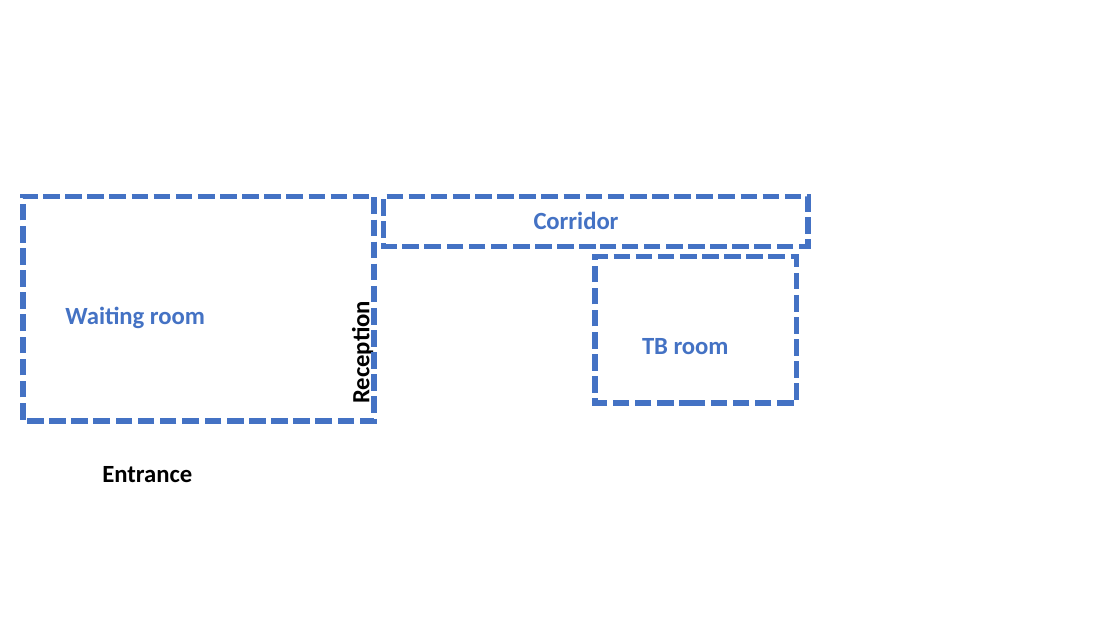
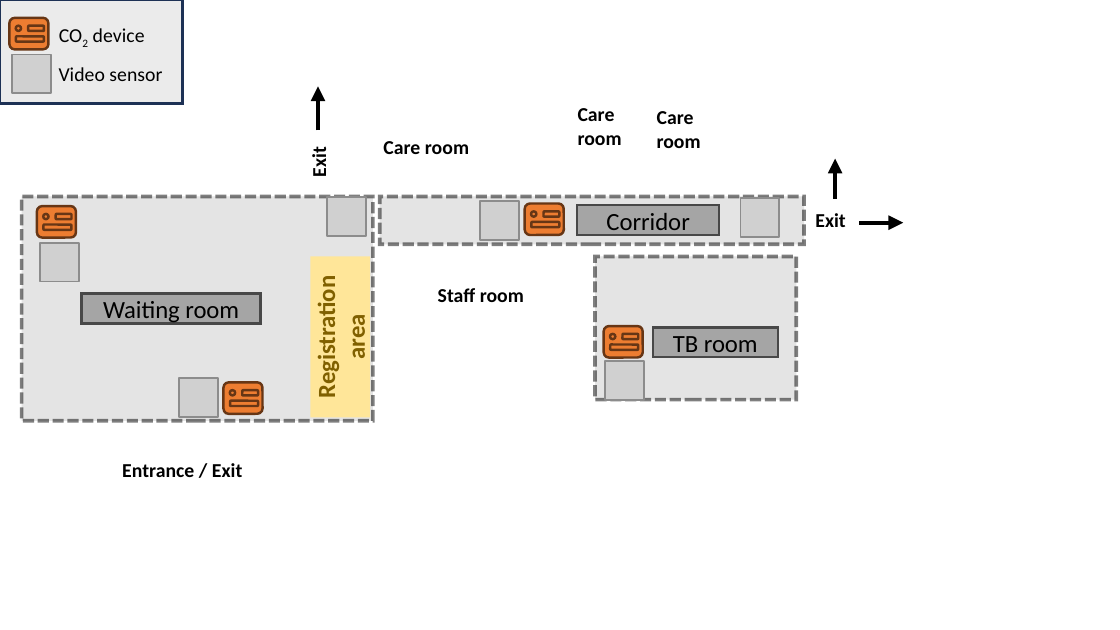
Before and after one commit to nbanho/clinic-transmission, a slide deck: slide 1 of doc/clinic-schematic-annotated-view.pptx. Drawn at 1120x630 pixels with LibreOffice and Linux fonts; fonts in the diff are those of the drawing; grey boxes stand for pictures; background and template pictures are left out. Boxes give left, top, right and bottom in pixels: in the first picture for what was removed or moved away, otherwise in the second. Text is boxed around its words. In the diff, an @@ line names an element or a change of style, - is before the commit and + after.

```diff
--- a/doc/clinic-schematic-annotated-view.pptx
+++ b/doc/clinic-schematic-annotated-view.pptx
@@ rectangle added at [0, 0, 183, 103], fill #D9D9D9 at 50% opacity, outline #1E3256 1 pt @@
@@ group added at [9, 18, 48, 50]: 3 rounded rectangles, 1 ellipse @@
@@ text added at [93, 28, 145, 42], 8 pt, text #000000 @@
+CO2 device
@@ picture added at [12, 55, 52, 94] @@
@@ text added at [59, 67, 162, 81], 8 pt, text #000000 @@
+Video sensor
@@ arrow added from (318, 130) to (318, 87), #000000 1.5 pt @@
@@ text added at [578, 108, 622, 145], 8 pt, text #000000, bold @@
+Care
+room
@@ text added at [657, 111, 701, 148], 8 pt, text #000000, bold @@
+Care
+room
@@ text added at [383, 141, 469, 154], 8 pt, text #000000, bold @@
+Care room
@@ text added at [307, 150, 331, 176], 8 pt, text #000000, bold @@
+Exit
@@ arrow added from (836, 199) to (836, 158), #000000 1.5 pt @@
@@ picture added at [327, 197, 366, 236] @@
@@ fill none to #D9D9D9 at 70% opacity; outline #4472C4 2.25 pt dashed to #000000 1.5 pt dashed in 3 elements at [21, 197, 373, 421], [596, 256, 796, 400], [380, 197, 805, 245] @@
@@ rectangle: place and size @@
-rectangle at [384, 197, 809, 247]
+rectangle at [380, 197, 805, 245]
@@ picture added at [480, 201, 519, 240] @@
@@ rectangle "Corridor": place and size @@
-rectangle "Corridor" at [534, 211, 619, 229]
+rectangle "Corridor" at [576, 204, 718, 235]
@@ picture added at [740, 197, 779, 236] @@
@@ group added at [37, 206, 76, 238]: 3 rounded rectangles, 1 ellipse @@
@@ group added at [524, 204, 564, 236]: 3 rounded rectangles, 1 ellipse @@
@@ text added at [815, 213, 845, 227], 8 pt, text #000000, bold @@
+Exit
@@ arrow added from (859, 222) to (903, 222), #000000 1.5 pt @@
@@ picture added at [39, 244, 78, 283] @@
@@ rectangle added at [310, 257, 371, 419], fill #FFE699, 10 pt, text #806000, bold @@
+Registration area
@@ text colour #4472C4 to #000000, bold off; alignment left to centre; vertical alignment top to middle; fill none to #A5A5A5; outline none to #484848 1 pt in 3 elements at [652, 327, 777, 357], [576, 204, 718, 235], [82, 293, 261, 324] @@
@@ rectangle "Waiting room": place and size @@
-rectangle "Waiting room" at [65, 306, 205, 328]
+rectangle "Waiting room" at [82, 293, 261, 324]
@@ text added at [438, 288, 524, 302], 8 pt, text #000000, bold @@
+Staff room
@@ text removed at [346, 311, 376, 400] @@
-Reception
@@ rectangle "TB room": place and size @@
-rectangle "TB room" at [642, 338, 729, 354]
+rectangle "TB room" at [652, 327, 777, 357]
@@ group added at [604, 325, 644, 357]: 3 rounded rectangles, 1 ellipse @@
@@ picture added at [180, 379, 219, 418] @@
@@ group added at [224, 382, 263, 414]: 3 rounded rectangles, 1 ellipse @@
@@ picture added at [604, 361, 644, 400] @@
@@ text at [122, 463, 242, 477]: text changed; size 10 to 8 pt @@
-Entrance
+Entrance / Exit
```
Also in this commit, not shown: 21 other files.
